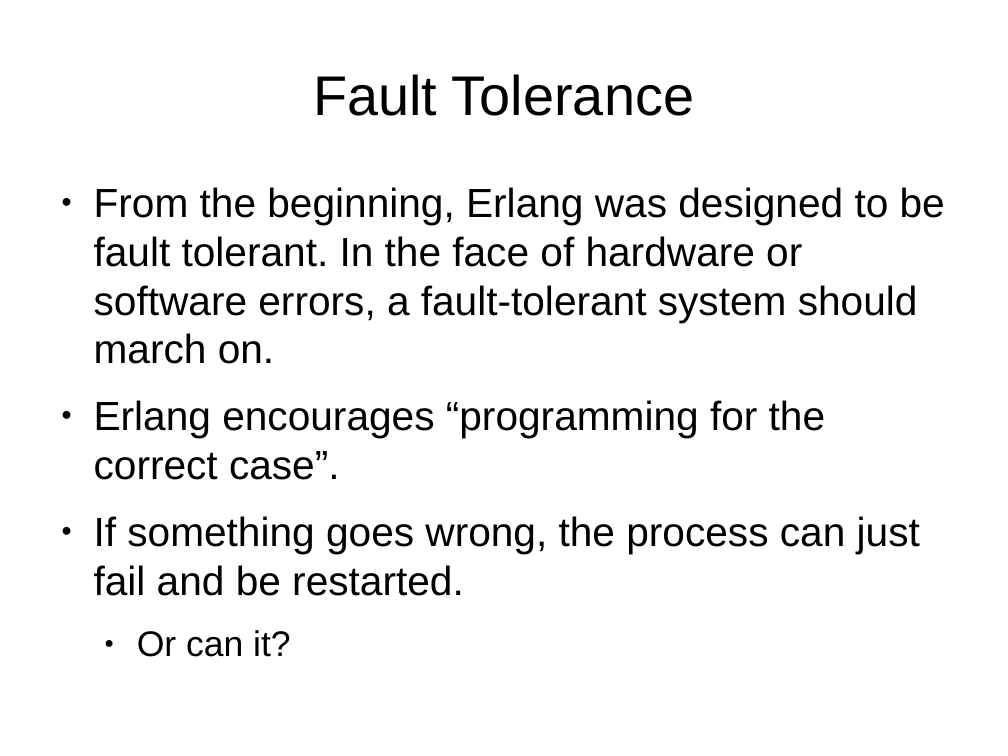
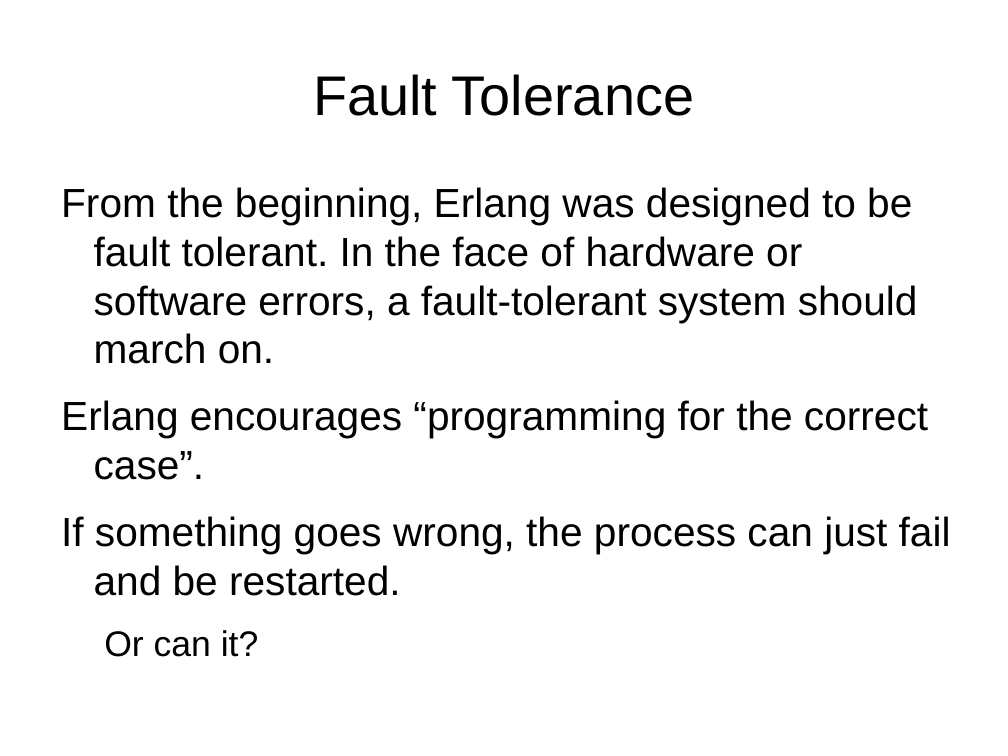
Before and after one commit to FractalDesigns/cowichan-1, a slide deck: slide 9 of miscellaneous/2010-12/slides.odp. Drawn at 1008x756 pixels with LibreOffice and Linux fonts; fonts in the diff are those of the drawing; background and template pictures are left out. Boxes give left, top, right and bottom in pixels: in the first picture for what was removed or moved away, otherwise in the second. Text is boxed around its words. In the diff, an @@ line names an element or a change of style, - is before the commit and + after.

```diff
--- a/miscellaneous/2010-12/slides.odp
+++ b/miscellaneous/2010-12/slides.odp
@@ text "From the beginning, Erlang was ..." at (x1=61, y1=187, x2=951, y2=657): bullet ● to none; list level 2 to 1 in "Or can it?" @@
```
Also in this commit, not shown: 22 other slides changed, 4 slides added, 4 slides removed, 1 other file.
